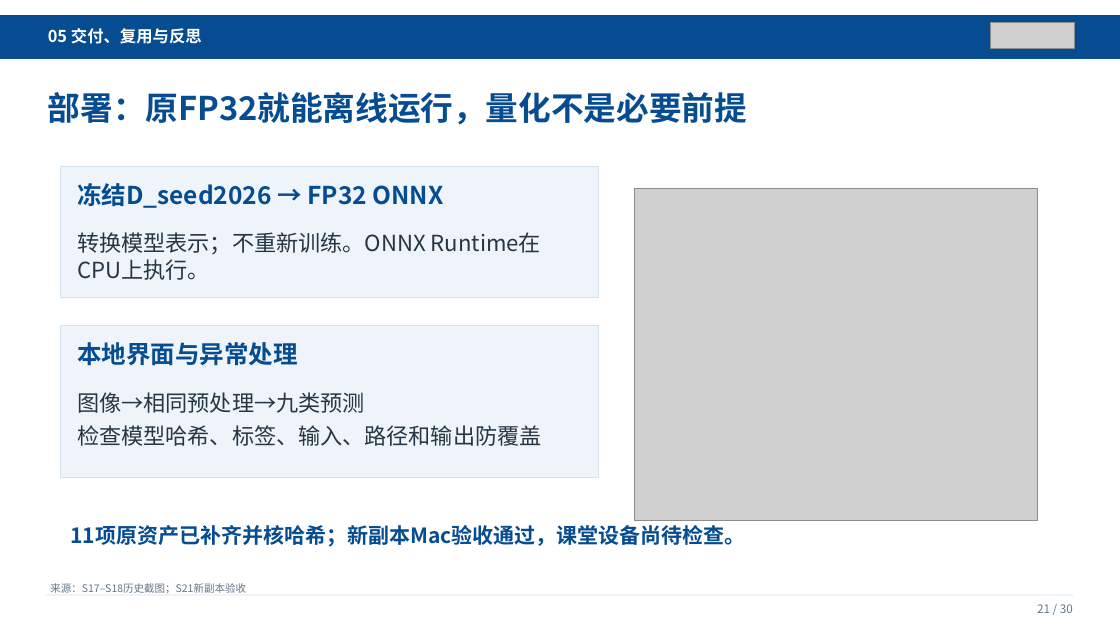
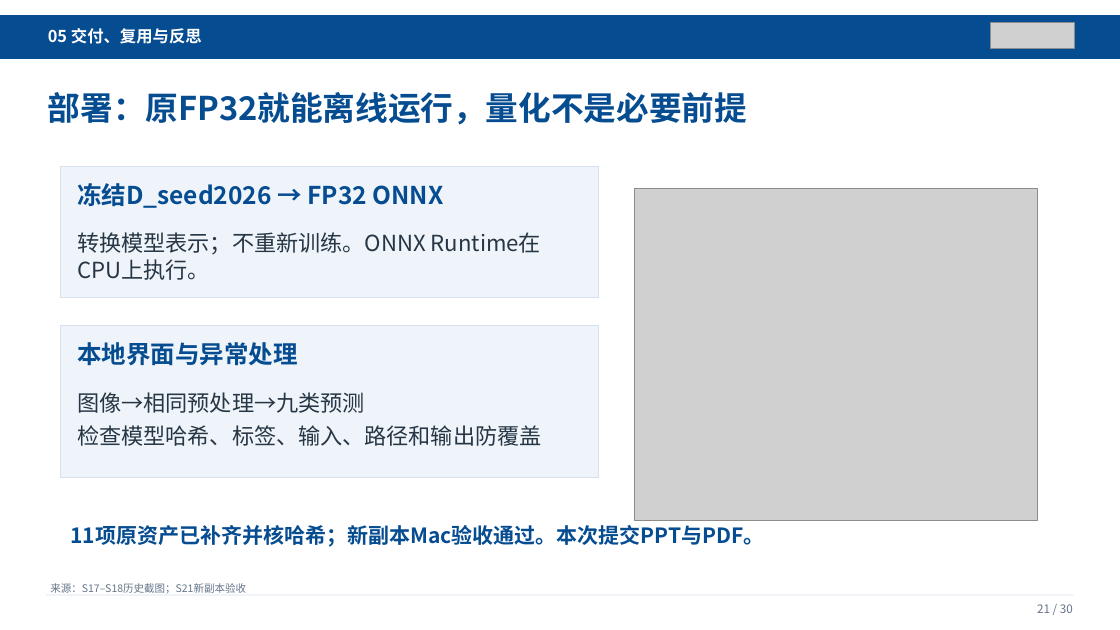
Before and after one commit to Wenhow1/pathmnist-ai-practice-submission, a slide deck: slide 21 of presentation/PathMNIST_AI工程实践汇报_教师提交版.pptx. Drawn at 1120x630 pixels with LibreOffice and Linux fonts; fonts in the diff are those of the drawing; grey boxes stand for pictures. Boxes give left, top, right and bottom in pixels: in the first picture for what was removed or moved away, otherwise in the second. Text is boxed around its words. In the diff, an @@ line names an element or a change of style, - is before the commit and + after.

```diff
--- a/presentation/PathMNIST_AI工程实践汇报_教师提交版.pptx
+++ b/presentation/PathMNIST_AI工程实践汇报_教师提交版.pptx
@@ text at box(71, 525, 765, 547): text changed @@
-11项原资产已补齐并核哈希；新副本Mac验收通过，课堂设备尚待检查。
+11项原资产已补齐并核哈希；新副本Mac验收通过。本次提交PPT与PDF。
```
Also in this commit, not shown: 5 other slides changed, 41 other files.
